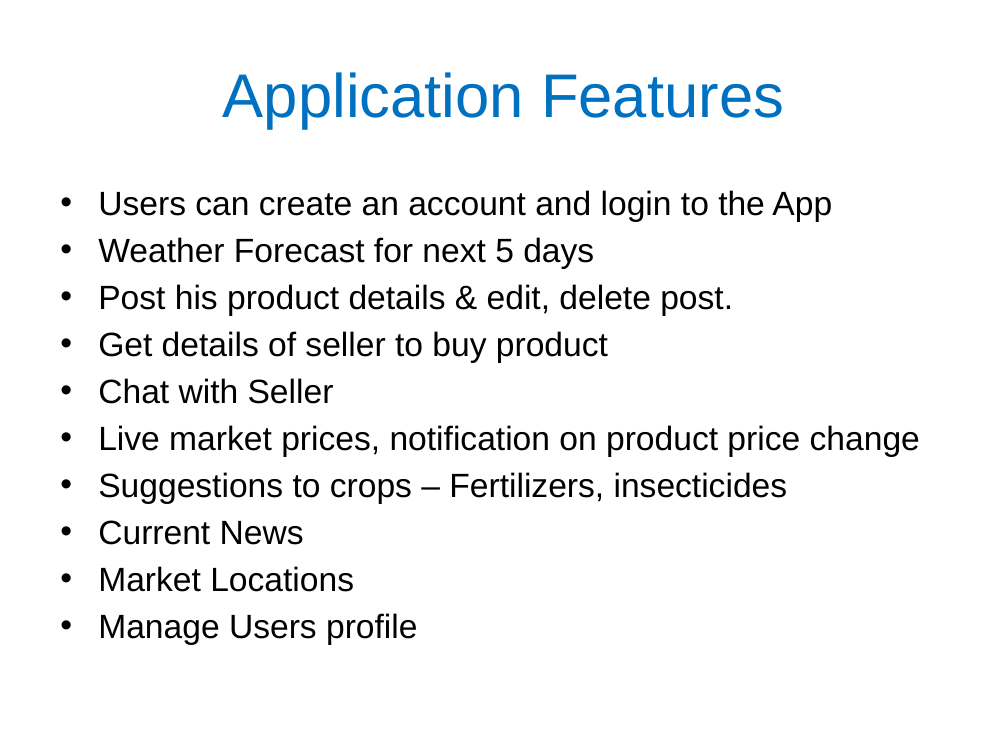
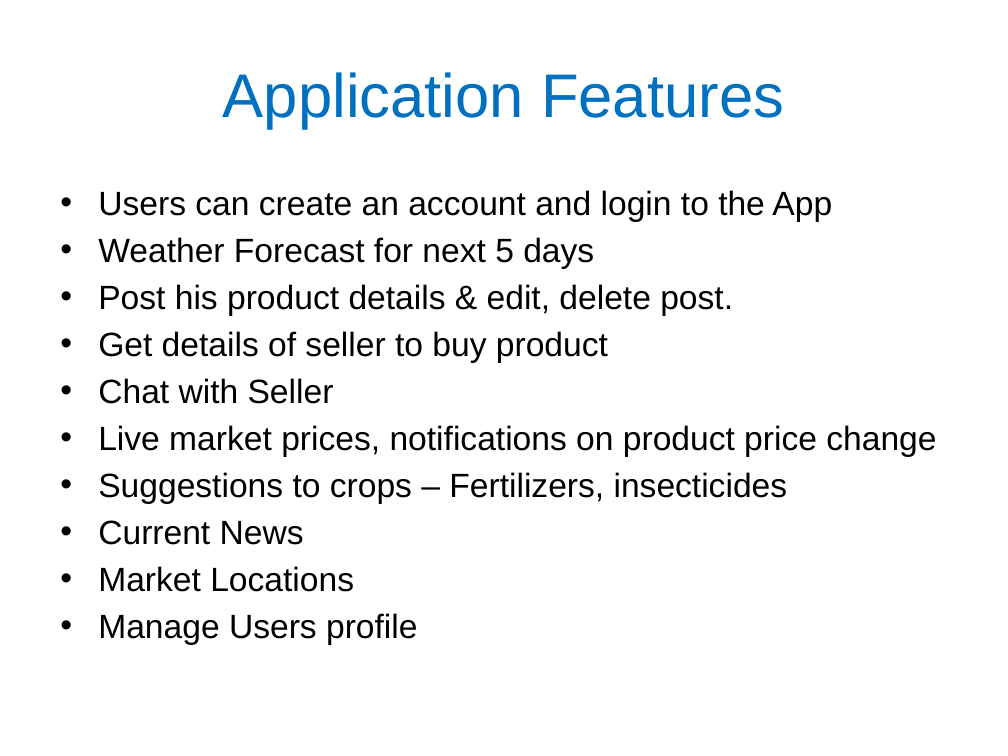
Before and after one commit to SCE-UMKC/ASESP2016_Farmers_Ville_Team_11, a slide deck: slide 3 of Documentation/project final ppt.pptx. Drawn at 1008x756 pixels with LibreOffice and Linux fonts; fonts in the diff are those of the drawing; background and template pictures are left out. Boxes give left, top, right and bottom in pixels: in the first picture for what was removed or moved away, otherwise in the second. Text is boxed around its words. In the diff, an @@ line names an element or a change of style, - is before the commit and + after.

```diff
--- a/Documentation/project final ppt.pptx
+++ b/Documentation/project final ppt.pptx
@@ text at [98, 425, 936, 457]: text changed @@
-• Live market prices, notification on product price change
+• Live market prices, notifications on product price change
```
Also in this commit, not shown: 1 other slide changed, 1 other file.
